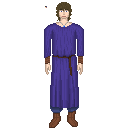
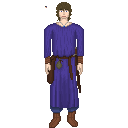
Two versions of the same layered image (128 × 128). Layer-by-layer changes:
added layer "belt" above "Robes" over 47, 55, 63, 84
painted on "Robes" over 52, 47, 81, 108
painted on "Trousers" over 50, 62, 79, 100
painted on "Background" over 56, 23, 72, 27
